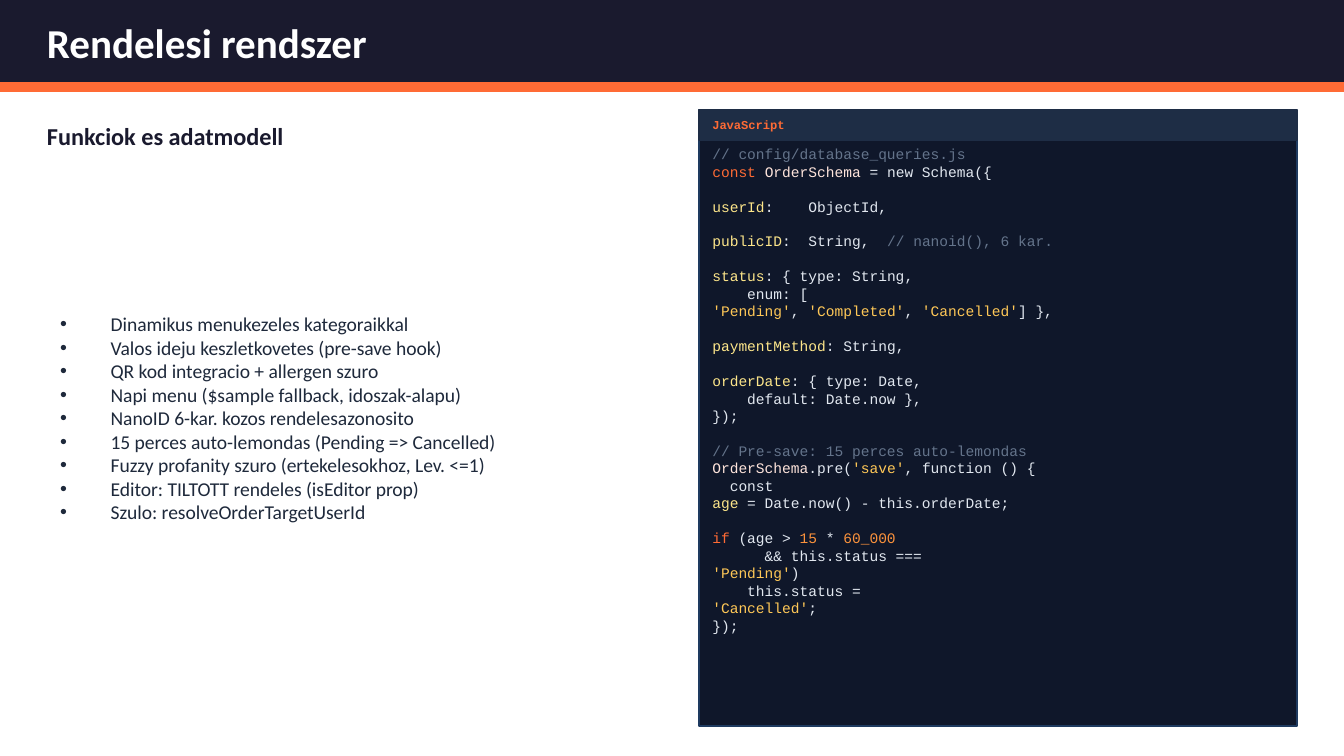
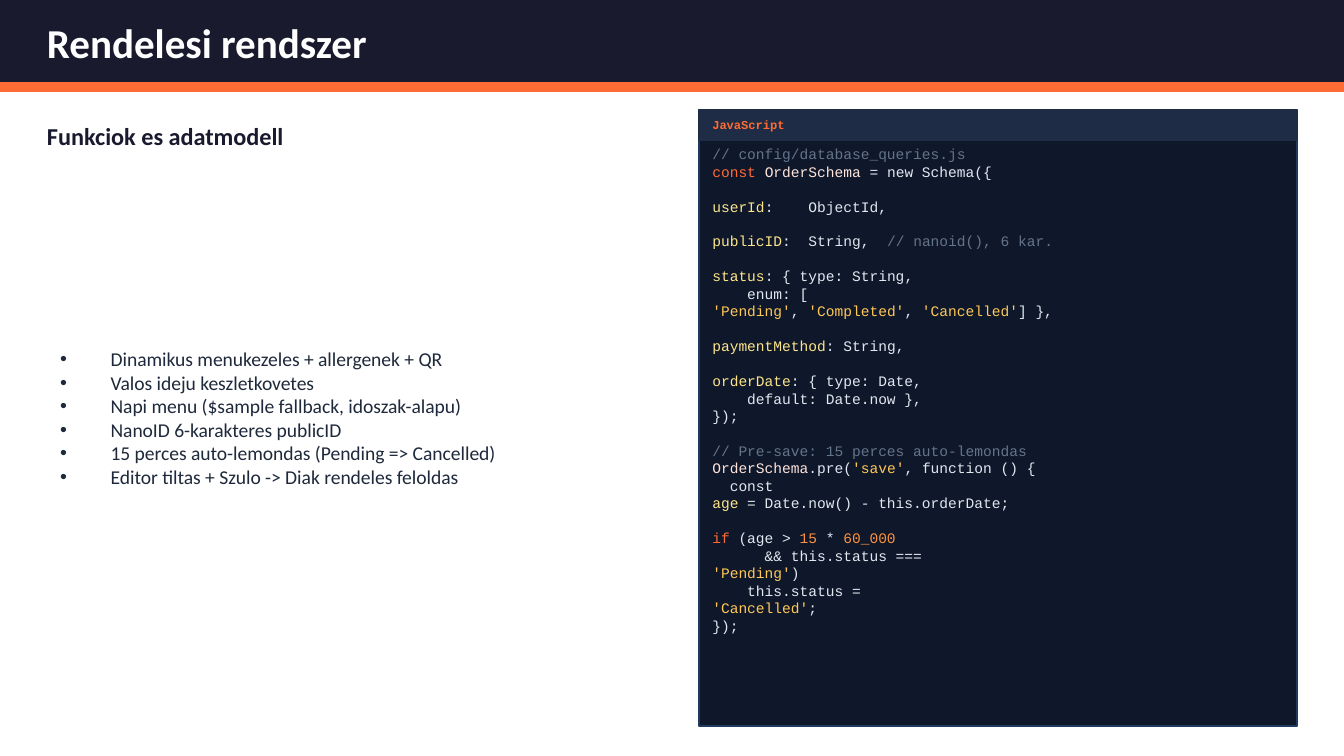
Before and after one commit to bivorzk/iskolaprojekt, a slide deck: slide 15 of SnapTray_Prezentacio_v3.pptx (slide 17 before the commit). Drawn at 1344x756 pixels with LibreOffice and Linux fonts; fonts in the diff are those of the drawing. Boxes give left, top, right and bottom in pixels: in the first picture for what was removed or moved away, otherwise in the second. Text is boxed around its words. In the diff, an @@ line names an element or a change of style, - is before the commit and + after.

```diff
--- a/SnapTray_Prezentacio_v3.pptx
+++ b/SnapTray_Prezentacio_v3.pptx
@@ text at bbox=[111, 352, 443, 394]: text changed @@
-• Dinamikus menukezeles kategoraikkal
-• Valos ideju keszletkovetes (pre-save hook)
-• QR kod integracio + allergen szuro
+• Dinamikus menukezeles + allergenek + QR
+• Valos ideju keszletkovetes
@@ text at bbox=[111, 423, 342, 440]: text changed @@
-• NanoID 6-kar. kozos rendelesazonosito
+• NanoID 6-karakteres publicID
@@ text at bbox=[111, 470, 458, 484]: text changed @@
-• Fuzzy profanity szuro (ertekelesokhoz, Lev. <=1)
-• Editor: TILTOTT rendeles (isEditor prop)
-• Szulo: resolveOrderTargetUserId
+• Editor tiltas + Szulo -> Diak rendeles feloldas
```
Also in this commit, not shown: 9 other slides changed, 2 slides added, 16 slides removed, 1 other file.
